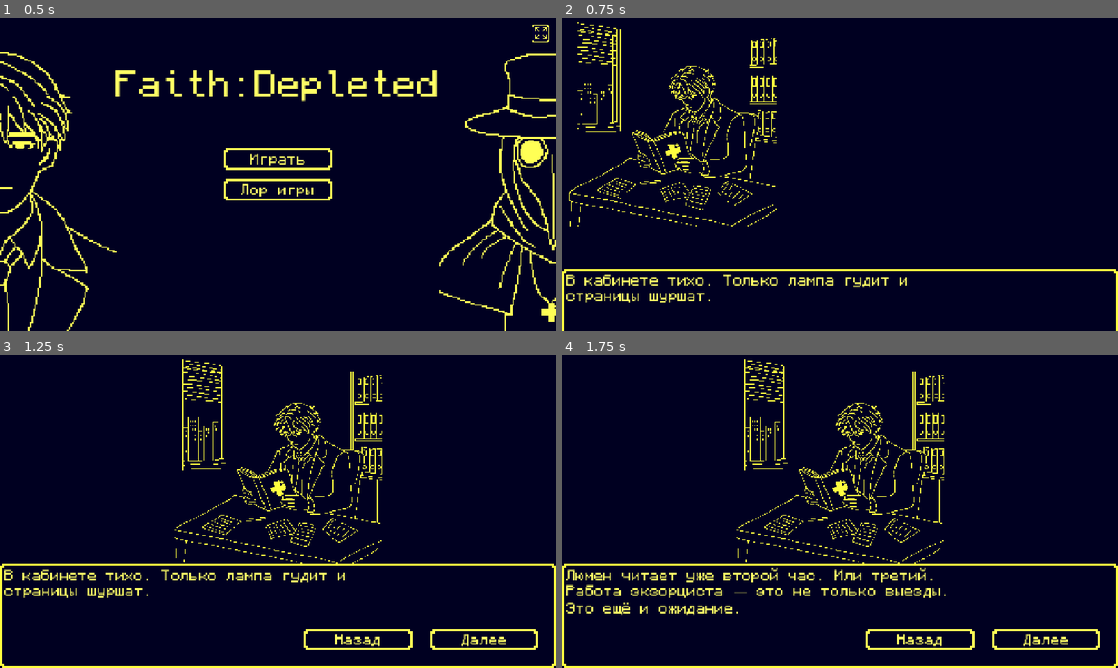
Above: before the commit, frames 1-4 (two rows, left to right).
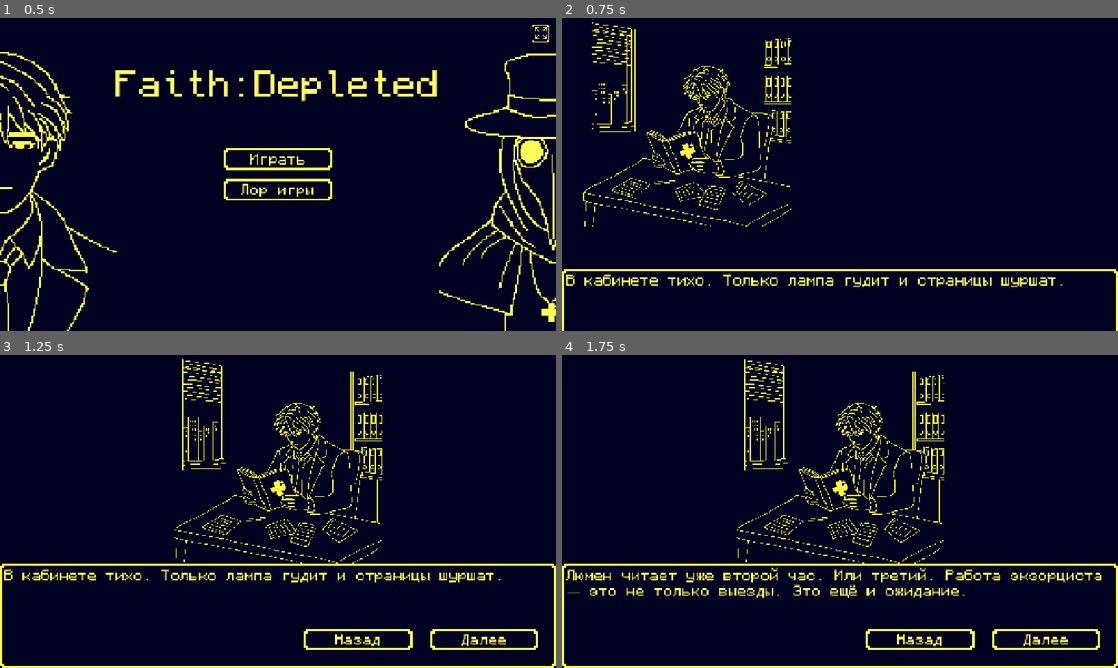
Above: after the commit, the same moments.

Repository: FyxOne/FaiDep
Game: Godot game, scene res://scenes/menu.tscn
Two runs of this game, one before a commit and one after it. Both use one fixed random seed, a clock stepped at 60 frames per second and the inputs below.
Inputs:
- Up to frame 1 (0.5 s): no input
- Up to frame 2 (0.75 s): click "Играть" at 0.5 s
- Up to frame 3 (1.25 s): no input
- Up to frame 4 (1.75 s): click "Далее" at 1.25 s

Frame 1 is identical in both runs. In frame 2, 4.5% of the frame differs, in the area x 0-90%, y 1-92%; in frame 3, 0.8%; in frame 4, 1.9%.

Commit message:
Сцена прибытия

Diff:
--- /dev/null
+++ b/scenes/arrival.tscn
@@ -0,0 +1,190 @@
+[gd_scene format=3 uid="uid://b07ovosen6wyu"]
+
+[ext_resource type="Texture2D" uid="uid://dmhtljnsyrp43" path="res://resources/textures/label_box.png" id="1_6n8fd"]
+[ext_resource type="Script" uid="uid://b13622cc43grm" path="res://scripts/arrival.gd" id="1_rlvb7"]
+[ext_resource type="Texture2D" uid="uid://bpfy2gpqylqx6" path="res://resources/textures/button_frame.png" id="2_rlvb7"]
+[ext_resource type="Texture2D" uid="uid://cg3wm5ue8ds5x" path="res://resources/textures/button_pressed_frame.png" id="3_3pdg3"]
+[ext_resource type="FontFile" uid="uid://c8jeuopyf12c7" path="res://resources/fonts/Monocraft.otf" id="4_la8oj"]
+[ext_resource type="Texture2D" uid="uid://cspr3roxi3ubs" path="res://resources/textures/lumen_room.png" id="6_3pdg3"]
+
+[sub_resource type="Animation" id="Animation_rlvb7"]
+length = 0.001
+tracks/0/type = "value"
+tracks/0/imported = false
+tracks/0/enabled = true
+tracks/0/path = NodePath("labelBox:position")
+tracks/0/interp = 1
+tracks/0/loop_wrap = true
+tracks/0/keys = {
+"times": PackedFloat32Array(0),
+"transitions": PackedFloat32Array(1),
+"update": 0,
+"values": [Vector2(0, 480)]
+}
+tracks/1/type = "value"
+tracks/1/imported = false
+tracks/1/enabled = true
+tracks/1/path = NodePath("room:position")
+tracks/1/interp = 1
+tracks/1/loop_wrap = true
+tracks/1/keys = {
+"times": PackedFloat32Array(0),
+"transitions": PackedFloat32Array(1),
+"update": 0,
+"values": [Vector2(400, -480)]
+}
+
+[sub_resource type="Animation" id="Animation_txq3e"]
+resource_name = "end_animation"
+length = 0.25
+step = 0.01
+tracks/0/type = "value"
+tracks/0/imported = false
+tracks/0/enabled = true
+tracks/0/path = NodePath("labelBox:position")
+tracks/0/interp = 1
+tracks/0/loop_wrap = true
+tracks/0/keys = {
+"times": PackedFloat32Array(0, 0.25),
+"transitions": PackedFloat32Array(1, 1),
+"update": 0,
+"values": [Vector2(0, 480), Vector2(0, 720)]
+}
+tracks/1/type = "value"
+tracks/1/imported = false
+tracks/1/enabled = true
+tracks/1/path = NodePath("room:position")
+tracks/1/interp = 1
+tracks/1/loop_wrap = true
+tracks/1/keys = {
+"times": PackedFloat32Array(0, 0.25),
+"transitions": PackedFloat32Array(1, 1),
+"update": 0,
+"values": [Vector2(400, 0), Vector2(400, -480)]
+}
+
+[sub_resource type="Animation" id="Animation_la8oj"]
+resource_name = "room_animation"
+length = 0.25
+step = 0.01
+tracks/0/type = "value"
+tracks/0/imported = false
+tracks/0/enabled = true
+tracks/0/path = NodePath("room:position")
+tracks/0/interp = 1
+tracks/0/loop_wrap = true
+tracks/0/keys = {
+"times": PackedFloat32Array(0, 0.25),
+"transitions": PackedFloat32Array(1, 1),
+"update": 0,
+"values": [Vector2(400, -480), Vector2(400, 0)]
+}
+
+[sub_resource type="Animation" id="Animation_3pdg3"]
+resource_name = "start_animation"
+length = 0.25
+step = 0.01
+tracks/0/type = "value"
+tracks/0/imported = false
+tracks/0/enabled = true
+tracks/0/path = NodePath("labelBox:position")
+tracks/0/interp = 1
+tracks/0/loop_wrap = true
+tracks/0/keys = {
+"times": PackedFloat32Array(0, 0.25),
+"transitions": PackedFloat32Array(1, 1),
+"update": 0,
+"values": [Vector2(0, 720), Vector2(0, 480)]
+}
+
+[sub_resource type="AnimationLibrary" id="AnimationLibrary_la8oj"]
+_data = {
+&"RESET": SubResource("Animation_rlvb7"),
+&"end_animation": SubResource("Animation_txq3e"),
+&"room_animation": SubResource("Animation_la8oj"),
+&"start_animation": SubResource("Animation_3pdg3")
+}
+
+[node name="Arrival" type="Node2D" unique_id=1237657544]
+script = ExtResource("1_rlvb7")
+
+[node name="labelBox" type="TextureRect" parent="." unique_id=724541756]
+offset_top = 480.0
+offset_right = 1280.0
+offset_bottom = 720.00024
+texture = ExtResource("1_6n8fd")
+
+[node name="nextButton" type="TextureButton" parent="labelBox" unique_id=681837637]
+layout_mode = 1
+anchors_preset = -1
+offset_left = 990.0
+offset_top = 150.0
+offset_right = 1240.0
+offset_bottom = 200.0
+texture_normal = ExtResource("2_rlvb7")
+texture_pressed = ExtResource("3_3pdg3")
+stretch_mode = 5
+
+[node name="nextButtonLabel" type="Label" parent="labelBox/nextButton" unique_id=879613844]
+layout_mode = 1
+anchors_preset = 15
+anchor_right = 1.0
+anchor_bottom = 1.0
+grow_horizontal = 2
+grow_vertical = 2
+theme_override_colors/font_color = Color(1, 1, 0.39215687, 1)
+theme_override_fonts/font = ExtResource("4_la8oj")
+theme_override_font_sizes/font_size = 32
+text = "Далее"
+horizontal_alignment = 1
+vertical_alignment = 1
+
+[node name="text" type="Label" parent="labelBox" unique_id=520119243]
+layout_mode = 0
+offset_left = 10.0
+offset_top = 10.0
+offset_right = 1270.0
+offset_bottom = 145.0
+theme_override_colors/font_color = Color(1, 1, 0.39215687, 1)
+theme_override_fonts/font = ExtResource("4_la8oj")
+theme_override_font_sizes/font_size = 32
+autowrap_mode = 2
+
+[node name="backButton" type="TextureButton" parent="labelBox" unique_id=1012281632]
+layout_mode = 1
+anchors_preset = -1
+offset_left = 700.0
+offset_top = 150.0
+offset_right = 950.0
+offset_bottom = 200.0
+texture_normal = ExtResource("2_rlvb7")
+texture_pressed = ExtResource("3_3pdg3")
+stretch_mode = 5
+
+[node name="backButtonLabel" type="Label" parent="labelBox/backButton" unique_id=203817405]
+layout_mode = 1
+anchors_preset = 15
+anchor_right = 1.0
+anchor_bottom = 1.0
+grow_horizontal = 2
+grow_vertical = 2
+theme_override_colors/font_color = Color(1, 1, 0.39215687, 1)
+theme_override_fonts/font = ExtResource("4_la8oj")
+theme_override_font_sizes/font_size = 32
+text = "Назад"
+horizontal_alignment = 1
+vertical_alignment = 1
+
+[node name="AnimationPlayer" type="AnimationPlayer" parent="." unique_id=513263557]
+libraries/ = SubResource("AnimationLibrary_la8oj")
+
+[node name="room" type="TextureRect" parent="." unique_id=595961277]
+offset_left = 400.0
+offset_top = -480.0
+offset_right = 880.0
+texture = ExtResource("6_3pdg3")
+
+[connection signal="button_down" from="labelBox/nextButton" to="." method="_on_next_button_button_down"]
+[connection signal="button_up" from="labelBox/nextButton" to="." method="_on_next_button_button_up"]
+[connection signal="button_down" from="labelBox/backButton" to="." method="_on_back_button_button_down"]
+[connection signal="button_up" from="labelBox/backButton" to="." method="_on_back_button_button_up"]
--- a/scenes/intro.tscn
+++ b/scenes/intro.tscn
@@ -62,7 +62,7 @@
 
 [sub_resource type="Animation" id="Animation_0naf5"]
 resource_name = "book_animation"
-length = 0.26666668
+length = 0.25
 tracks/0/type = "value"
 tracks/0/imported = false
 tracks/0/enabled = true
@@ -112,8 +112,38 @@
 "values": [Vector2(-640, 0), Vector2(0, 0)]
 }
 
+[sub_resource type="Animation" id="Animation_t1qkj"]
+resource_name = "end_animation"
+length = 0.25
+tracks/0/type = "value"
+tracks/0/imported = false
+tracks/0/enabled = true
+tracks/0/path = NodePath("book:position")
+tracks/0/interp = 1
+tracks/0/loop_wrap = true
+tracks/0/keys = {
+"times": PackedFloat32Array(0, 0.25),
+"transitions": PackedFloat32Array(1, 1),
+"update": 0,
+"values": [Vector2(0, 0), Vector2(-640, 0)]
+}
+tracks/1/type = "value"
+tracks/1/imported = false
+tracks/1/enabled = true
+tracks/1/path = NodePath("lumenOffice:position")
+tracks/1/interp = 1
+tracks/1/loop_wrap = true
+tracks/1/keys = {
+"times": PackedFloat32Array(0, 0.25),
+"transitions": PackedFloat32Array(1, 1),
+"update": 0,
+"values": [Vector2(560, 0), Vector2(1280, 0)]
+}
+
 [sub_resource type="Animation" id="Animation_bu1yb"]
 resource_name = "start_animation"
+length = 0.25
+step = 0.01
 tracks/0/type = "value"
 tracks/0/imported = false
 tracks/0/enabled = true
@@ -133,7 +163,7 @@
 tracks/1/interp = 1
 tracks/1/loop_wrap = true
 tracks/1/keys = {
-"times": PackedFloat32Array(0, 0.26666668),
+"times": PackedFloat32Array(0, 0.25),
 "transitions": PackedFloat32Array(1, 1),
 "update": 0,
 "values": [Vector2(-480, 0), Vector2(400, 0)]
@@ -143,6 +173,7 @@
 _data = {
 &"RESET": SubResource("Animation_es01l"),
 &"book_animation": SubResource("Animation_0naf5"),
+&"end_animation": SubResource("Animation_t1qkj"),
 &"start_animation": SubResource("Animation_bu1yb")
 }
 
@@ -158,7 +189,7 @@
 [node name="labelBox" type="TextureRect" parent="." unique_id=1527832315]
 offset_top = 480.0
 offset_right = 1280.0
-offset_bottom = 720.0001
+offset_bottom = 720.0003
 texture = ExtResource("2_yjqpq")
 
 [node name="nextButton" type="TextureButton" parent="labelBox" unique_id=1411915280]
@@ -190,8 +221,8 @@
 layout_mode = 0
 offset_left = 10.0
 offset_top = 10.0
-offset_right = 985.0
-offset_bottom = 230.0
+offset_right = 1270.0
+offset_bottom = 145.0
 theme_override_colors/font_color = Color(1, 1, 0.39215687, 1)
 theme_override_fonts/font = ExtResource("5_0naf5")
 theme_override_font_sizes/font_size = 32
@@ -241,7 +272,7 @@
 theme_override_font_sizes/font_size = 24
 text = "НОВЫЙ ЗАКАЗ
 
-Исполнитель: Люмен Войд
+Исполнитель: Войд Люмен
 Цель: Осада
 Пациент: █████
 Местоположение: █████
--- /dev/null
+++ b/scripts/arrival.gd
@@ -0,0 +1,76 @@
+extends Node2D
+
+var texts1 = [
+	"Ночь. Дорога пустая, машин нет. Только фары светят вперёд. За окнами - темнота.",
+	"Люмен за рулём, смотрит на дорогу. Он уже ездил по этому адресу. Не в этот дом, но в похожие. Каждый раз одно и то же.",
+	"Дом появляется внезапно. Одноэтажный, старый, окна тёмные.",
+	"Люмен выключает двигатель и выходит из машины.",
+	"Он берёт книгу с пассажирского сиденья, закрывает дверь машины и идёт к дому. Дверь не заперта. Он заходит.",
+	"Внутри темно и тихо. Только лампа на тумбочке у кровати горит, но свет от неё слабый, почти не разгоняет темноту. Люмен останавливается у входа, осматривается."
+]
+var texts2 = [
+	"На кровати лежит человек. Его тело окутано чёрным туманом. Густым, плотным.",
+	"Он не двигается, но он живой, дышит, и туман колышется в такт дыханию. На месте глаз - два светящихся пятна.",
+	"Он медленно подходит ближе, останавливается в паре шагов от кровати. Смотрит на пятна. Пятна смотрят на него.",
+	"- Пожалуй, начнём"
+]
+var index = 0
+var isRoom = false
+
+# Called when the node enters the scene tree for the first time.
+func _ready() -> void:
+	$labelBox/text.text = texts1[index]
+	$AnimationPlayer.play("start_animation")
+
+
+# Called every frame. 'delta' is the elapsed time since the previous frame.
+func _process(delta: float) -> void:
+	pass
+
+
+func _on_next_button_button_down() -> void:
+	$labelBox/nextButton/nextButtonLabel.add_theme_color_override("font_color", Color("#ffaf5f"))
+
+
+func _on_next_button_button_up() -> void:
+	$labelBox/nextButton/nextButtonLabel.add_theme_color_override("font_color", Color("#ffff64"))
+
+	if not isRoom:
+		index += 1
+		if index < texts1.size():
+			$labelBox/text.text = texts1[index]
+		elif index == texts1.size():
+			$AnimationPlayer.play("room_animation")
+			isRoom = true
+			index = 0
+			$labelBox/text.text = texts2[index]
+	else:
+		index += 1
+		if index < texts2.size():
+			$labelBox/text.text = texts2[index]
+		else:
+			$AnimationPlayer.play("end_animation")
+			await $AnimationPlayer.animation_finished
+			get_tree().change_scene_to_file("res://scenes/startSiege.tscn")
+
+
+func _on_back_button_button_down() -> void:
+	$labelBox/backButton/backButtonLabel.add_theme_color_override("font_color", Color("#ffaf5f"))
+
+
+
+func _on_back_button_button_up() -> void:
+	$labelBox/backButton/backButtonLabel.add_theme_color_override("font_color", Color("#ffff64"))
+
+	if index == 0:
+		if isRoom:
+			isRoom = false
+			index = texts1.size() - 1
+			$labelBox/text.text = texts1[index]
+		return
+
+	index -= 1
+	if isRoom:
+		$labelBox/text.text = texts2[index]
+	else:
+		$labelBox/text.text = texts1[index]
--- a/scripts/intro.gd
+++ b/scripts/intro.gd
@@ -2,7 +2,7 @@
 var texts = [
 	"В кабинете тихо. Только лампа гудит и страницы шуршат.",
 	"Люмен читает уже второй час. Или третий. Работа экзорциста — это не только выезды. Это ещё и ожидание.",
-	"Он уже хотел закрыть книгу, как телефон на тумбочке зазвонил. Старый чёрный аппарат. Звон разорвал тишину. Люмен снял трубку.",
+	"Он уже хотел закрыть книгу, как телефон на тумбочке зазвонил. Звон разорвал тишину. Войд снял трубку.",
 	"- Люмен слушает.",
 	"Голос на том конце произнёс адрес. Коротко. Без объяснений. Без имени пациента. Без подробностей.",
 	"- Принято.",
@@ -53,6 +53,9 @@
 
 func _on_yes_button_button_up() -> void:
 	$book/yesButton/yesButtonLabel.add_theme_color_override("font_color", Color("#ffff64"))
+	$AnimationPlayer.play("end_animation")
+	await $AnimationPlayer.animation_finished
+	get_tree().change_scene_to_file("res://scenes/arrival.tscn")
 
 
 func _on_no_button_button_down() -> void:
Binary file changed: resources/textures/label_box.png
Binary file changed: resources/textures/lumen_office.png
Binary file added: resources/textures/lumen_room.png
Not shown, added: scenes/arrival.tscn33131129256.tmp
